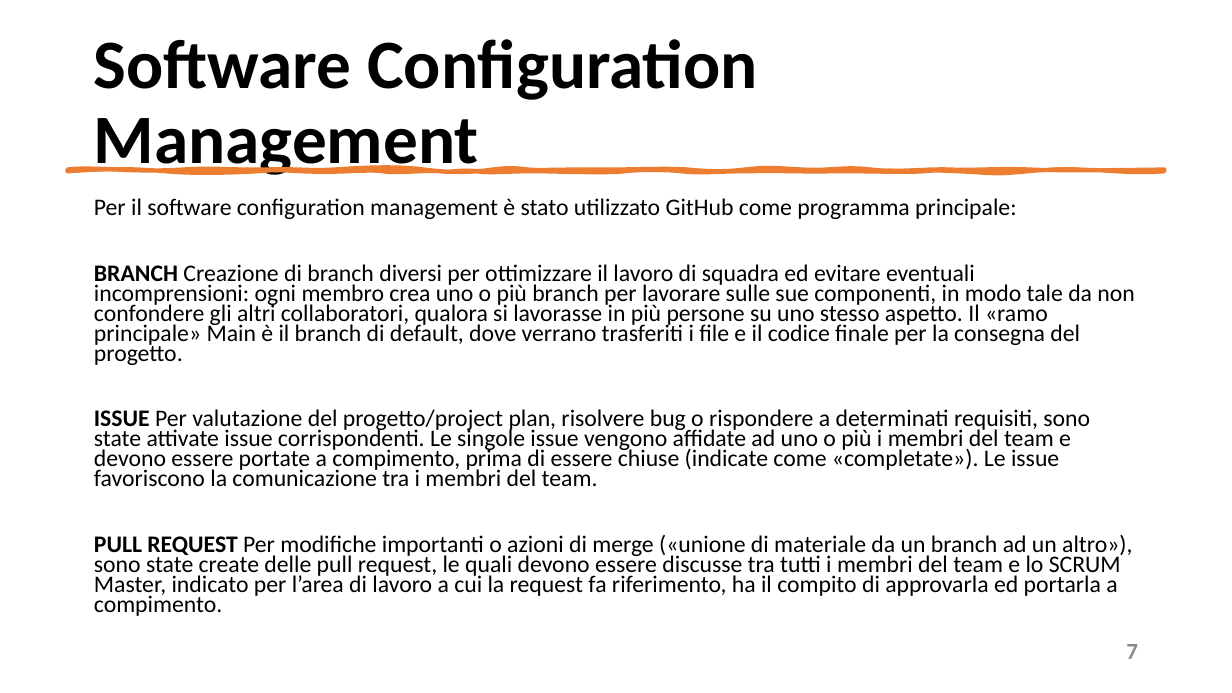
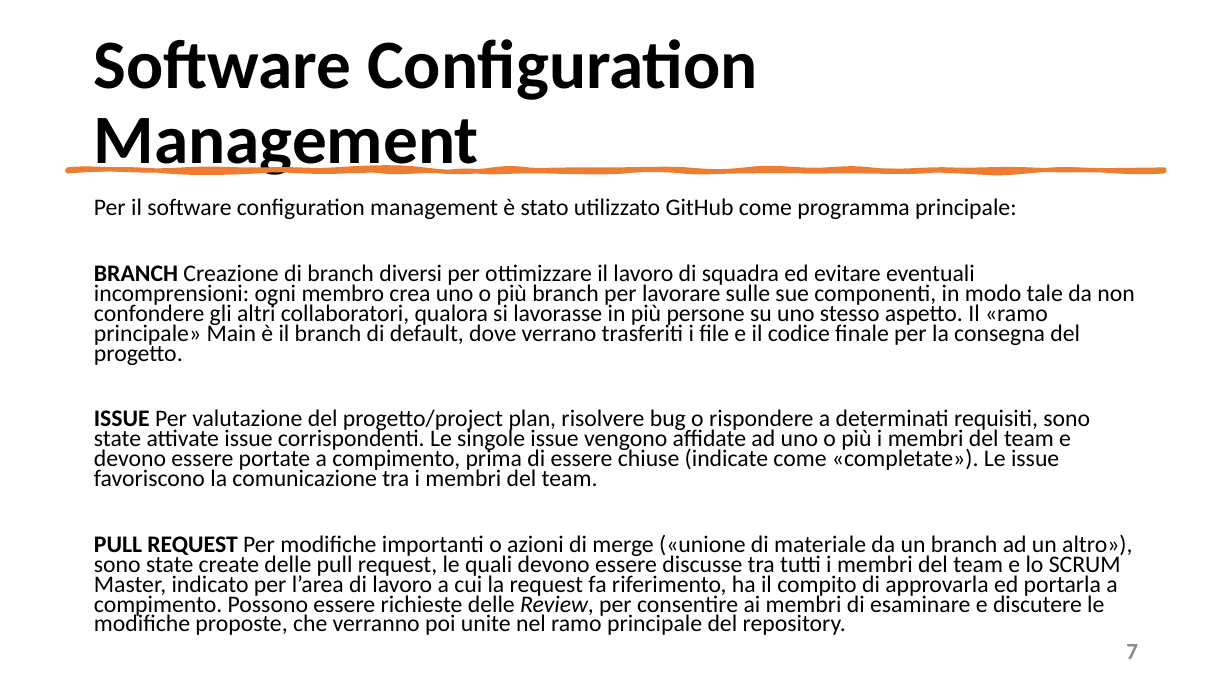
Before and after one commit to mangilimatteo/Progetto_Ingegneria_Software_Cattaneo_Mangili_Saini, a slide deck: slide 7 of Presentazione/Presentazione_Progetto.pptx. Drawn at 1232x693 pixels with LibreOffice and Linux fonts; fonts in the diff are those of the drawing. Boxes give left, top, right and bottom in pixels: in the first picture for what was removed or moved away, otherwise in the second. Text is boxed around its words. In the diff, an @@ line names an element or a change of style, - is before the commit and + after.

```diff
--- a/Presentazione/Presentazione_Progetto.pptx
+++ b/Presentazione/Presentazione_Progetto.pptx
@@ text at bbox=[94, 535, 1132, 635]: text changed @@
-PULL REQUEST Per modifiche importanti o azioni di merge («unione di materiale da un branch ad un altro»), sono state create delle pull request, le quali devono essere discusse tra tutti i membri del team e lo SCRUM Master, indicato per l’area di lavoro a cui la request fa riferimento, ha il compito di approvarla ed portarla a compimento.
+PULL REQUEST Per modifiche importanti o azioni di merge («unione di materiale da un branch ad un altro»), sono state create delle pull request, le quali devono essere discusse tra tutti i membri del team e lo SCRUM Master, indicato per l’area di lavoro a cui la request fa riferimento, ha il compito di approvarla ed portarla a compimento. Possono essere richieste delle Review, per consentire ai membri di esaminare e discutere le modifiche proposte, che verranno poi unite nel ramo principale del repository.
```
Also in this commit, not shown: 8 other slides changed, 1 slide added.
